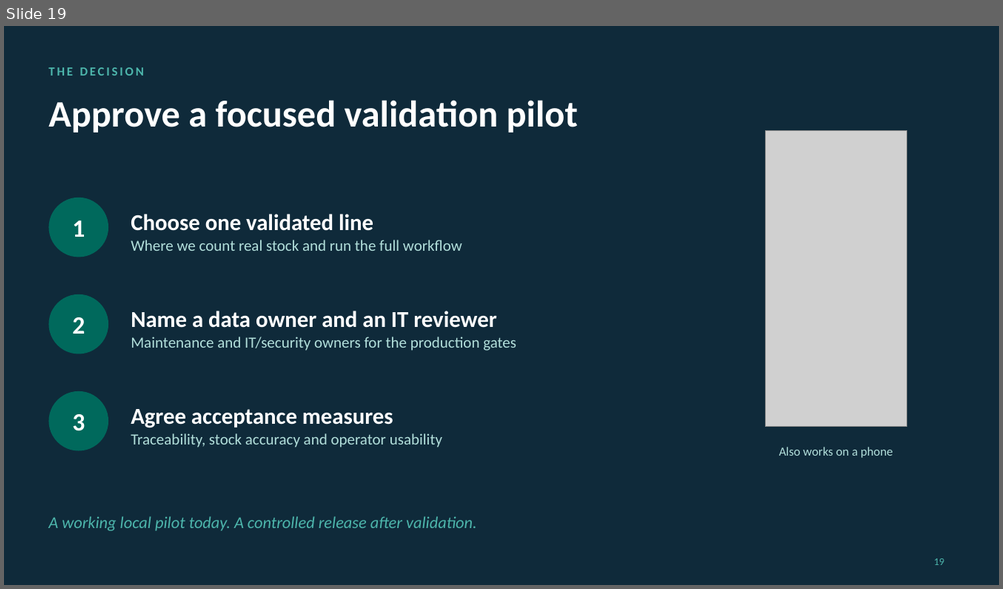
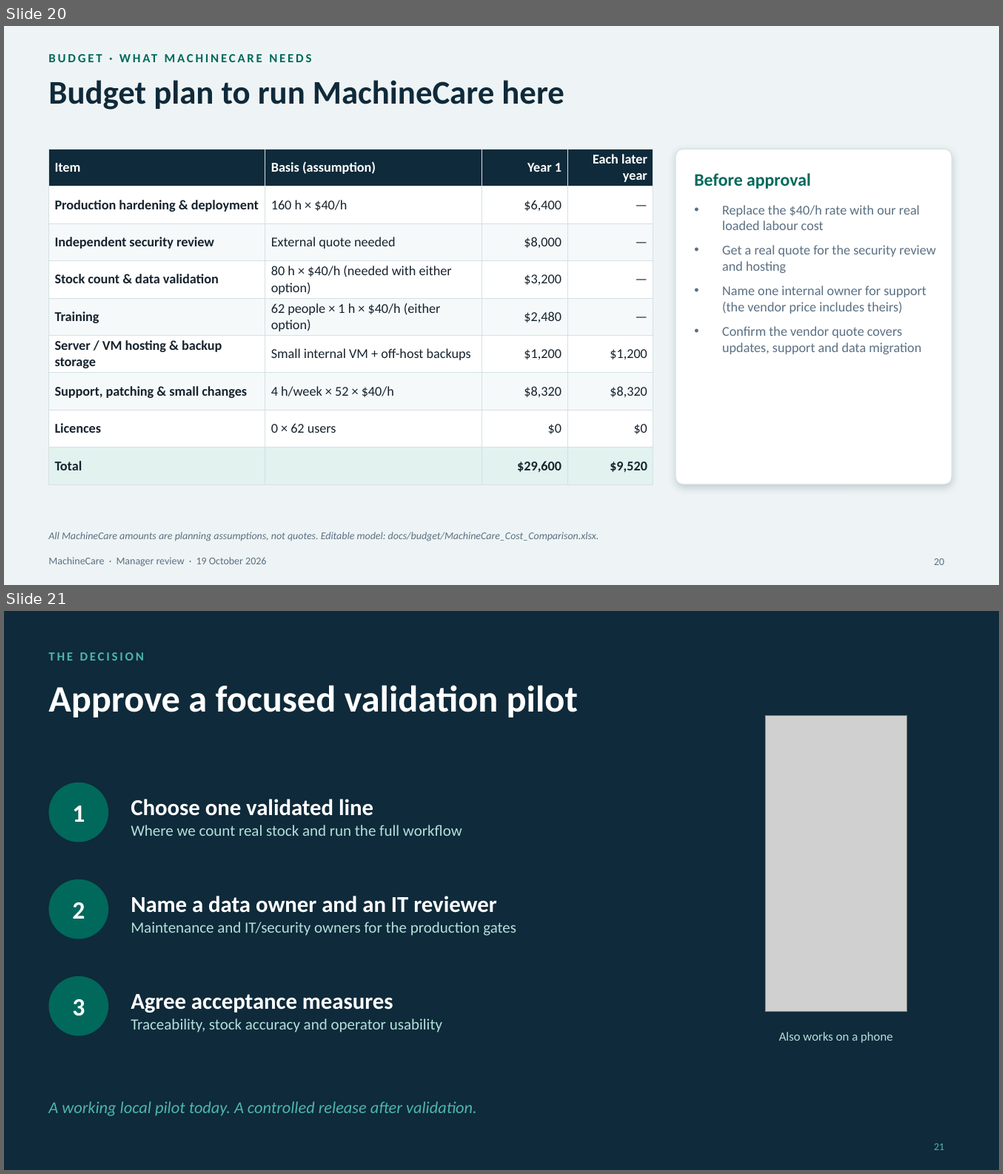
Before and after one commit to Marina-Safwat/MachineCare, a slide deck: docs/manager-presentation-2026-10-19/final/MachineCare_Manager_Review_Final.pptx. Shown one above the other, each under a label of ours: slide 19 before the commit, slides 20 and 21 after it. The pictures are 1003x589 and 1003x1174 pixels, drawn with LibreOffice and Linux fonts; fonts in the diff are those of the drawing; grey boxes stand for pictures. Boxes give left, top, right and bottom in pixels: in the first picture for what was removed or moved away, otherwise in the second. Text is boxed around its words. In the diff, an @@ line names an element or a change of style, - is before the commit and + after.

```diff
--- a/docs/manager-presentation-2026-10-19/final/MachineCare_Manager_Review_Final.pptx
+++ b/docs/manager-presentation-2026-10-19/final/MachineCare_Manager_Review_Final.pptx
@@ slide 20 added at bbox=[4, 26, 999, 585], background #EEF4F5 @@
@@ text added at bbox=[48, 50, 951, 73], 12 pt, text #00695C, bold @@
+BUDGET · WHAT MACHINECARE NEEDS
@@ title added at bbox=[48, 80, 564, 110], 32 pt, text #0F2A3A, bold @@
+Budget plan to run MachineCare here
@@ table added at bbox=[48, 149, 653, 476], 9 rows, 4 columns @@
+Item | Basis (assumption) | Year 1 | Each later year
+Production hardening & deployment | 160 h × $40/h | $6,400 | —
+Independent security review | External quote needed | $8,000 | —
+Stock count & data validation | 80 h × $40/h (needed with either option) | $3,200 | —
+Training | 62 people × 1 h × $40/h (either option) | $2,480 | —
+Server / VM hosting & backup storage | Small internal VM + off-host backups | $1,200 | $1,200
+Support, patching & small changes | 4 h/week × 52 × $40/h | $8,320 | $8,320
+Licences | 0 × 62 users | $0 | $0
+Total |  | $29,600 | $9,520
@@ rounded rectangle added at bbox=[675, 149, 951, 485], fill #FFFFFF, outline #D5E0E3 0.75 pt @@
@@ text added at bbox=[694, 173, 811, 189], 17 pt, text #00695C, bold @@
+Before approval
@@ text added at bbox=[722, 205, 935, 355], 13 pt, text #5B7083 @@
+• Replace the $40/h rate with our real loaded labour cost
+• Get a real quote for the security review and hosting
+• Name one internal owner for support (the vendor price includes theirs)
+• Confirm the vendor quote covers updates, support and data migration
@@ text added at bbox=[48, 532, 599, 542], 10 pt, text #5B7083, italic @@
+All MachineCare amounts are planning assumptions, not quotes. Editable model: docs/budget/MachineCare_Cost_Comparison.xlsx.
@@ text added at bbox=[48, 557, 266, 567], 10 pt, text #5B7083 @@
+MachineCare · Manager review · 19 October 2026
@@ page number added at bbox=[933, 559, 944, 565], 10 pt, text #5B7083 @@
+20
@@ what was slide 19 is now slide 21 @@
@@ page number at bbox=[933, 1144, 944, 1150]: text changed @@
-19
+21
```
Also in this commit, not shown: 2 slides changed, 1 other slide added, 12 other files.
